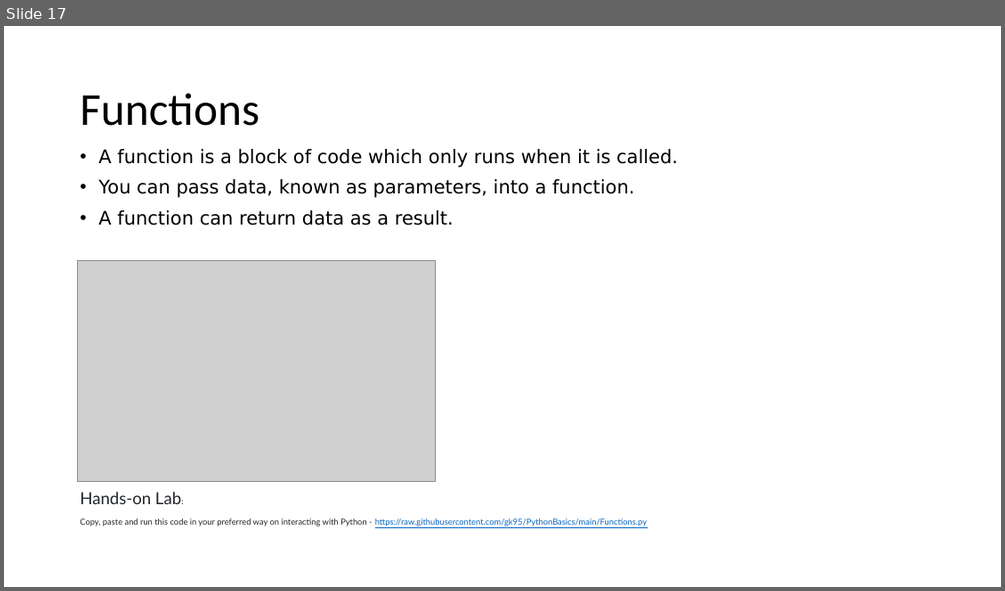
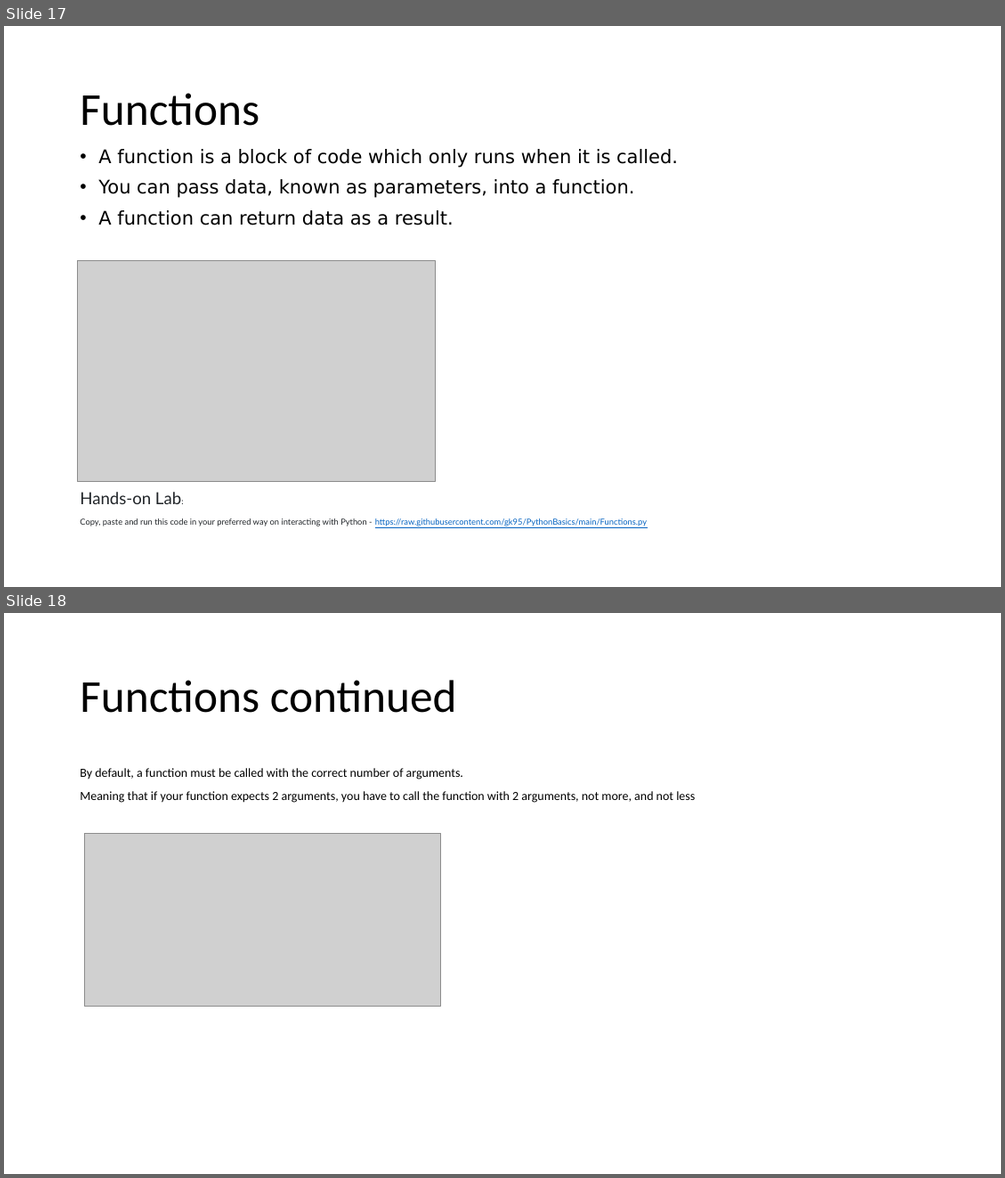
Before and after one commit to gk95/PythonBasics, a slide deck: Python(3) Intro.pptx. Shown one above the other, each under a label of ours: slide 17 before the commit, slides 17 and 18 after it. The pictures are 1005x591 and 1005x1178 pixels, drawn with LibreOffice and Linux fonts; fonts in the diff are those of the drawing; grey boxes stand for pictures. Boxes give left, top, right and bottom in pixels: in the first picture for what was removed or moved away, otherwise in the second. Text is boxed around its words. In the diff, an @@ line names an element or a change of style, - is before the commit and + after.

```diff
--- a/Python(3) Intro.pptx
+++ b/Python(3) Intro.pptx
@@ slide 18 added at <box>4,613,1001,1174</box>, background #FFFFFF @@
@@ title added at <box>80,680,457,713</box>, 44 pt, text #000000 @@
+Functions continued
@@ text added at <box>80,768,695,803</box>, 12 pt, text #000000 @@
+By default, a function must be called with the correct number of arguments.
+Meaning that if your function expects 2 arguments, you have to call the function with 2 arguments, not more, and not less
@@ picture added at <box>84,833,440,1005</box> @@
```
Also in this commit, not shown: 3 other slides added.
